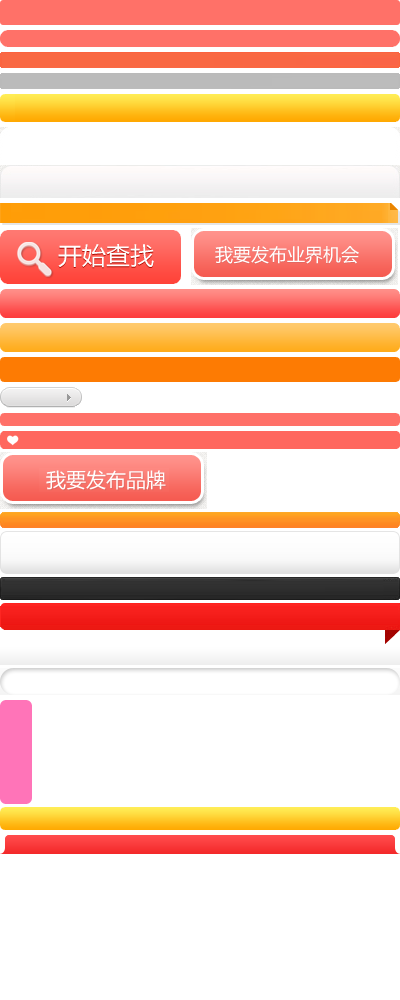
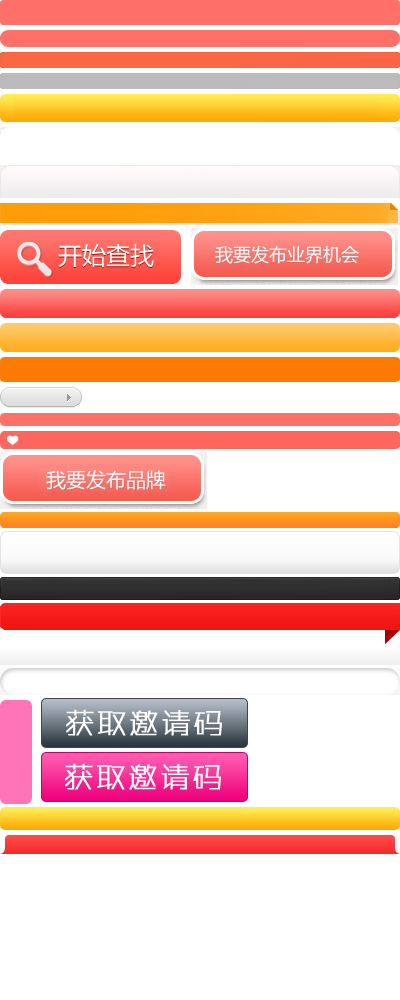
Revision of a layered 400 x 1000 image; what changed, layer by layer:
added layer "图层 33" above "图层 32" over [41, 752, 248, 802]
added layer "图层 32" above "图层 31" over [41, 698, 248, 748]
